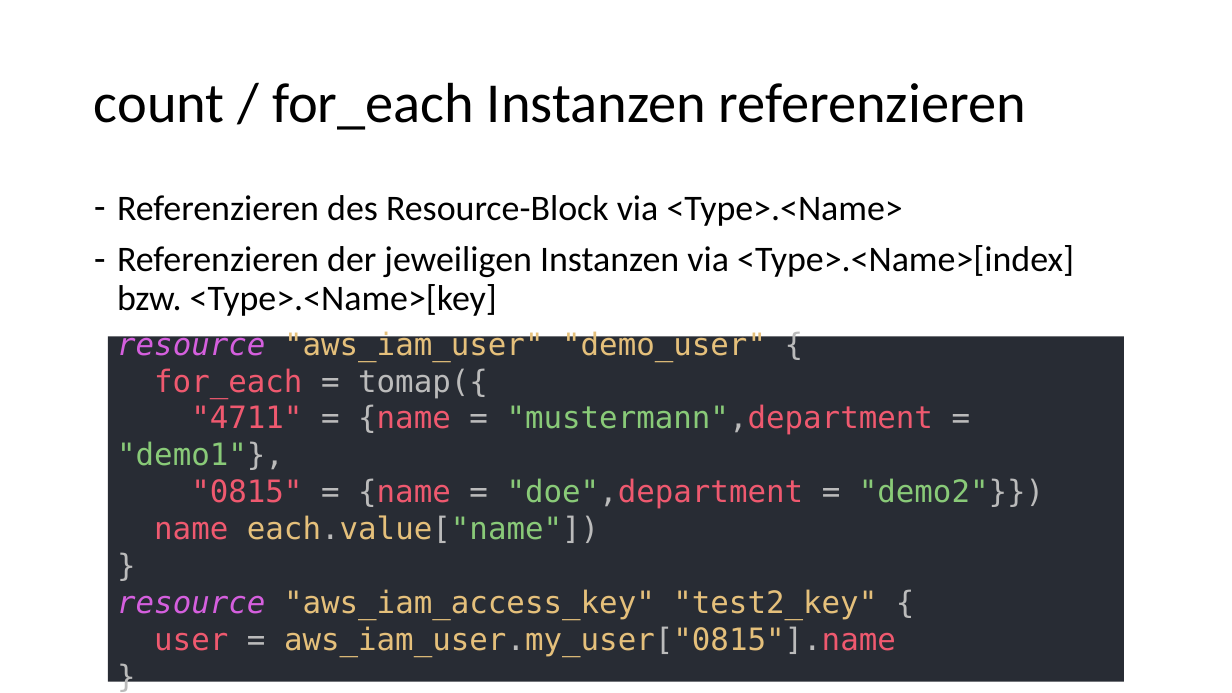
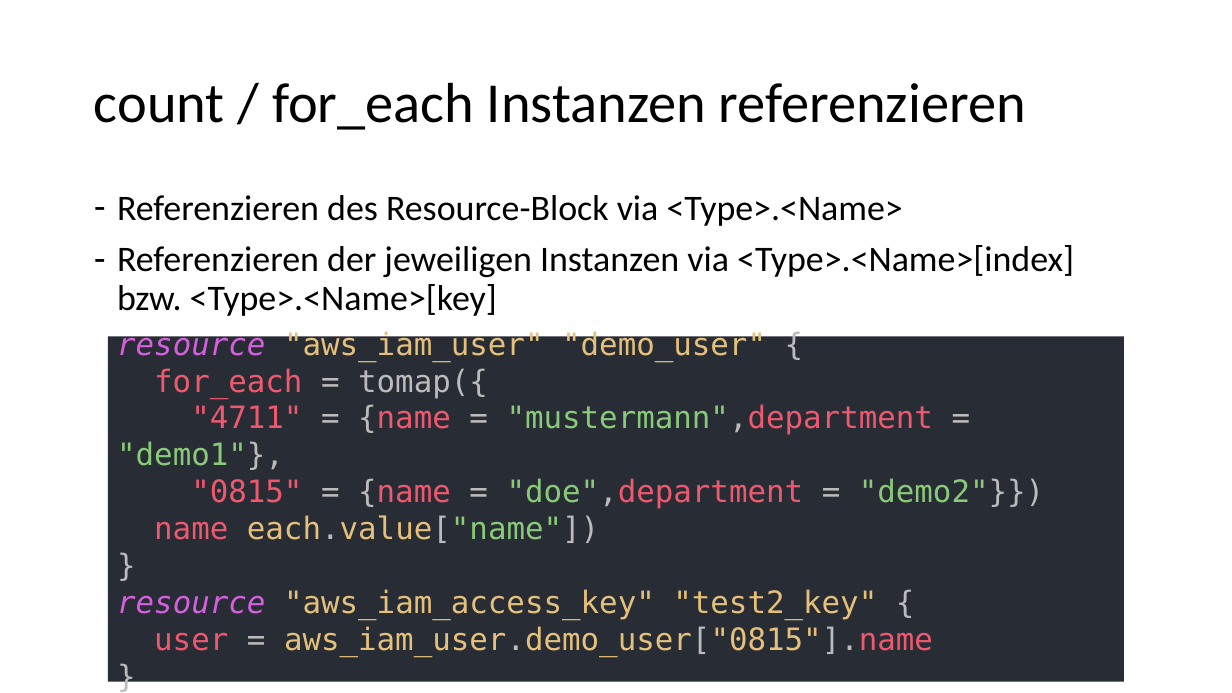
Before and after one commit to djakielski/terraform-schulung, a slide deck: slide 9 of Modul_03_Ressources/Ressources.pptx. Drawn at 1232x693 pixels with LibreOffice and Linux fonts; fonts in the diff are those of the drawing. Boxes give left, top, right and bottom in pixels: in the first picture for what was removed or moved away, otherwise in the second. Text is boxed around its words. In the diff, an @@ line names an element or a change of style, - is before the commit and + after.

Commit message:
fix example - for each

```diff
--- a/Modul_03_Ressources/Ressources.pptx
+++ b/Modul_03_Ressources/Ressources.pptx
@@ text in rectangle at [117, 329, 1044, 657]: text changed @@
-resource "aws_iam_user" "demo_user" {
-for_each = tomap({
-"4711" = {name = "mustermann",department = "demo1"},
-"0815" = {name = "doe",department = "demo2"}})
-name each.value["name"])
-}
-resource "aws_iam_access_key" "test2_key" {
-user = aws_iam_user.my_user["0815"].name
-}
+resource "aws_iam_user" "demo_user" {
+for_each = tomap({
+"4711" = {name = "mustermann",department = "demo1"},
+"0815" = {name = "doe",department = "demo2"}})
+name each.value["name"])
+}
+resource "aws_iam_access_key" "test2_key" {
+user = aws_iam_user.demo_user["0815"].name
+}
```
Also in this commit, not shown: 1 other slide changed.
